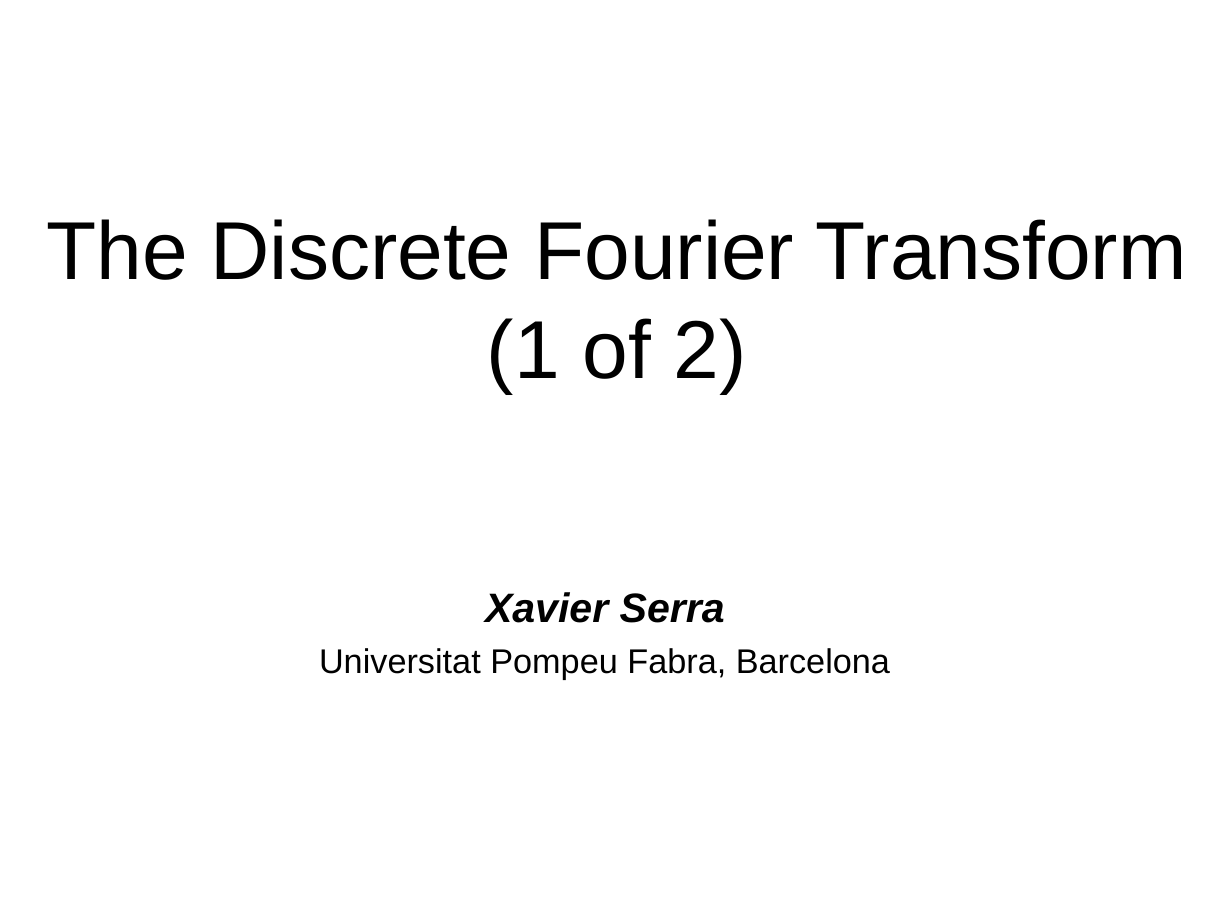
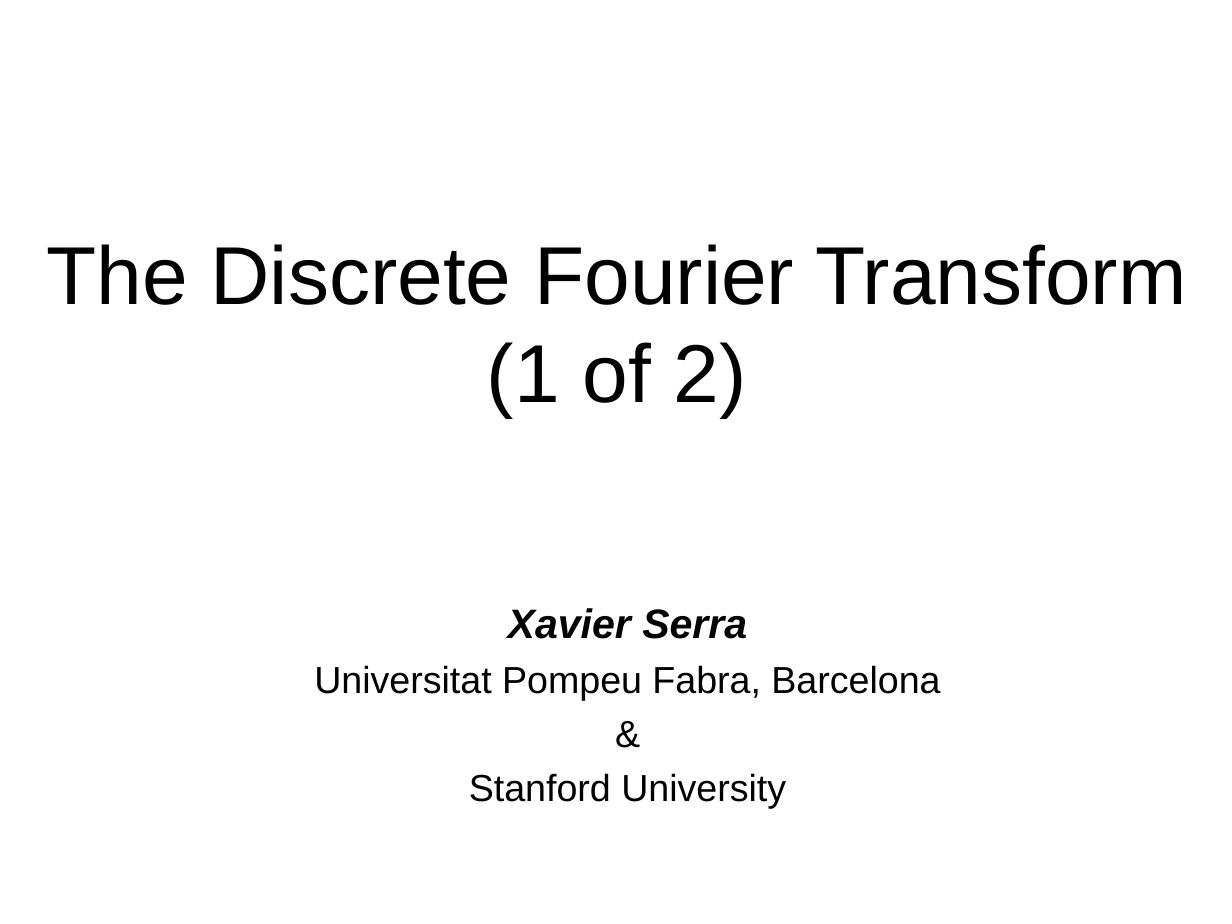
Before and after one commit to MTG/sms-tools, a slide deck: slide 10 of lectures/2-DFT/DFT-1.odp. Drawn at 1232x924 pixels with LibreOffice and Linux fonts; fonts in the diff are those of the drawing. Boxes give left, top, right and bottom in pixels: in the first picture for what was removed or moved away, otherwise in the second. Text is boxed around its words. In the diff, an @@ line names an element or a change of style, - is before the commit and + after.

```diff
--- a/lectures/2-DFT/DFT-1.odp
+++ b/lectures/2-DFT/DFT-1.odp
@@ title "The Discrete Fourier Transform (1 ...": place and size @@
-title "The Discrete Fourier Transform (1 ..." at [46,219,1187,393]
+title "The Discrete Fourier Transform (1 ..." at [46,244,1187,417]
@@ text "Xavier Serra": place and size @@
-text "Xavier Serra" at [319,592,890,680]
+text "Xavier Serra" at [314,608,940,808]
@@ text at [314,665,940,701]: size 20 to 22 pt in "Universitat Pompeu Fabra, Barcelona" @@
@@ text at [469,773,786,808]: paragraphs added @@
+&
+Stanford University
```
Also in this commit, not shown: 1 other slide changed, 3 other files.
